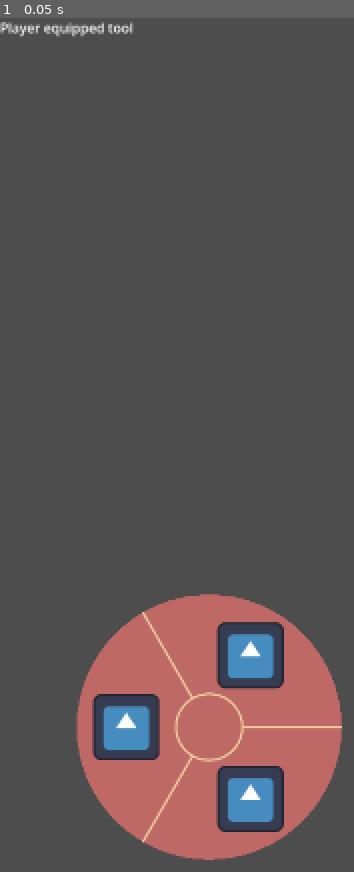
Above: before the commit, frame 1.
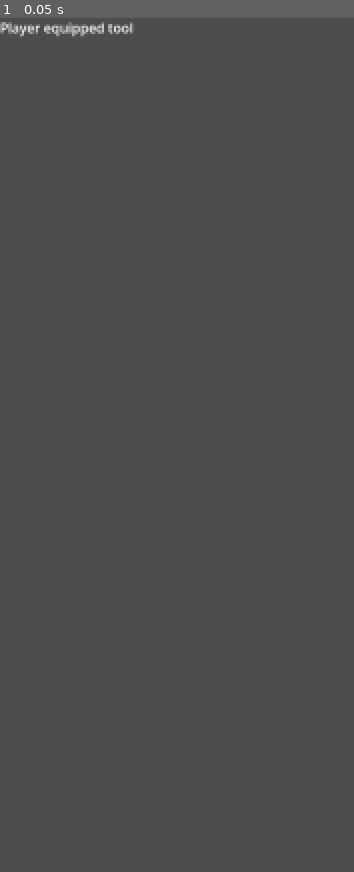
Above: after the commit, the same moment.

Repository: zoebiscuit/HarvestGameJam
Game: Godot game, scene res://node_2d.tscn
Two runs of this game, one before a commit and one after it. Both use one fixed random seed, a clock stepped at 60 frames per second and the inputs below. The engine's default icon, where the game draws it, is replaced by a stand-in: a white triangle on a blue panel in a dark square.
Inputs:
- Up to frame 1 (0.05 s): no input

The runs differ from the first frame. In frame 1, 17% of the frame differs, in the area x 21-97%, y 67-99%.

Commit message:
Adding something

Diff:
--- a/harvest/ui.gd
+++ b/harvest/ui.gd
@@ -1,11 +1,11 @@
 extends CanvasLayer
 
 func _ready() -> void:
-	$SelectionWheel.show()
+	$SelectionWheel.hide()
 
 
-#func _process(delta: float) -> void:
-	#if Input.is_action_just_pressed("menu"):
-		#$SelectionWheel.show()
-	#elif Input.is_action_just_released("menu"):
-		#$SelectionWheel.hide()
+func _process(delta: float) -> void:
+	if Input.is_action_just_pressed("menu"):
+		$SelectionWheel.show()
+	elif Input.is_action_just_released("menu"):
+		$SelectionWheel.hide()
